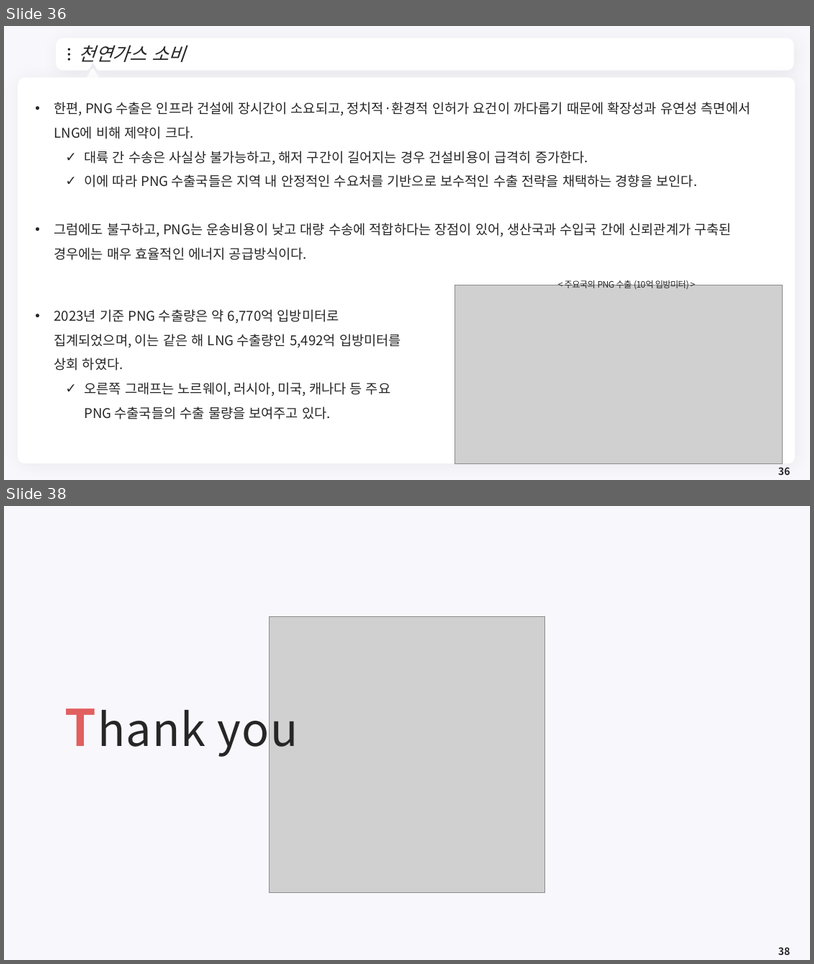
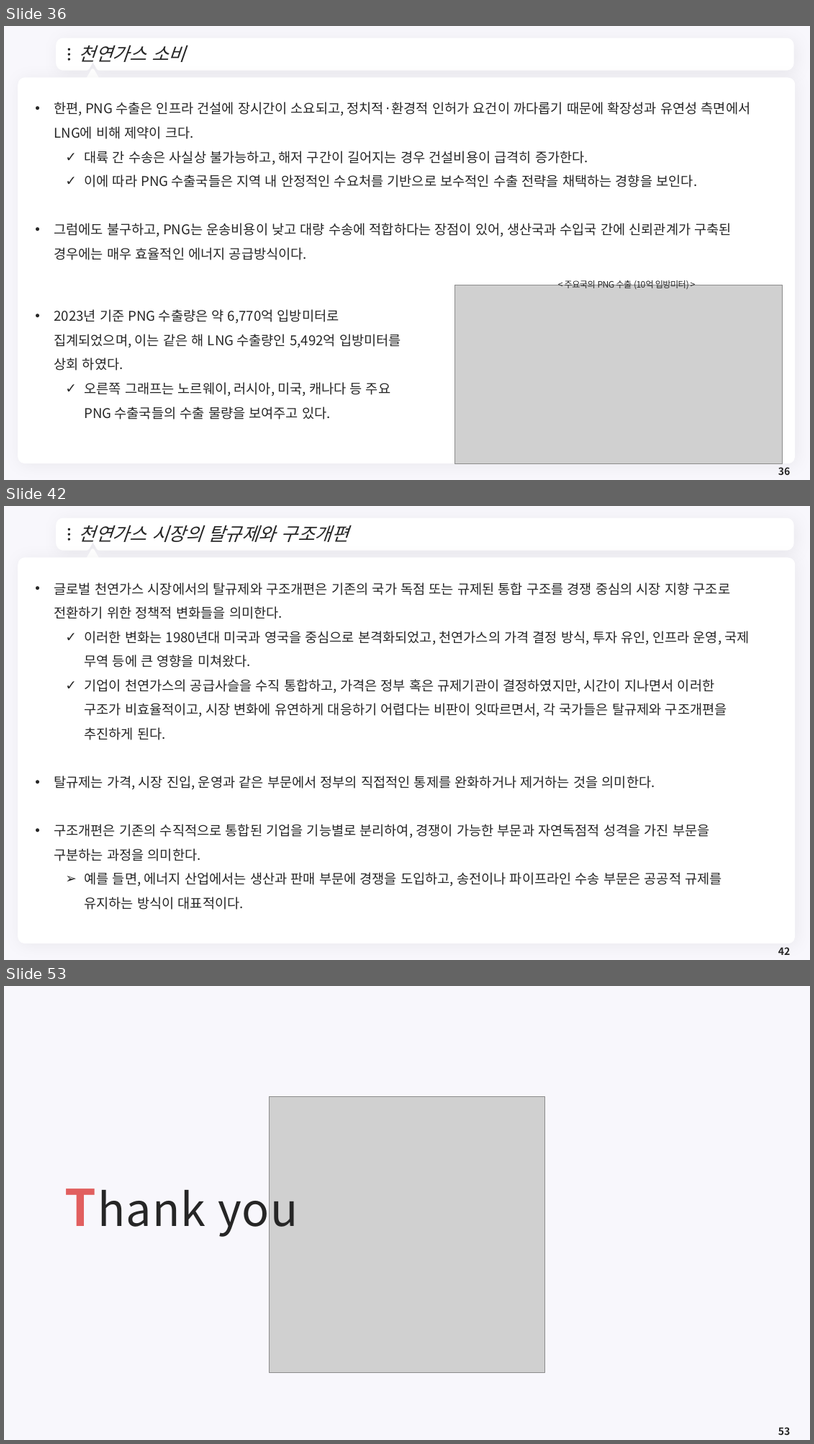
Before and after one commit to meandthey/Teaching, a slide deck: 에너지경제학/자원에너지경제학_Chapter_3 (가스).pptx. Shown one above the other, each under a label of ours: slides 36 and 38 before the commit, slides 36, 42 and 53 after it; the slides between them are not shown. The pictures are 814x964 and 814x1444 pixels, drawn with LibreOffice and Linux fonts; fonts in the diff are those of the drawing; grey boxes stand for pictures; background and template pictures are left out. Boxes give left, top, right and bottom in pixels: in the first picture for what was removed or moved away, otherwise in the second. Text is boxed around its words. In the diff, an @@ line names an element or a change of style, - is before the commit and + after.

```diff
--- a/에너지경제학/자원에너지경제학_Chapter_3 (가스).pptx
+++ b/에너지경제학/자원에너지경제학_Chapter_3 (가스).pptx
@@ slide 42 added at (4,506,810,960), background #F8F7FC; not listed: 7 template elements that a slide beside it also shows @@
@@ title added at (79,525,348,542), 22 pt, text #262626, italic @@
+천연가스 시장의 탈규제와 구조개편
@@ text added at (54,582,749,909), 16 pt, text #262626 @@
+• 글로벌 천연가스 시장에서의 탈규제와 구조개편은 기존의 국가 독점 또는 규제된 통합 구조를 경쟁 중심의 시장 지향 구조로 전환하기 위한 정책적 변화들을 의미한다.
+  ✓ 이러한 변화는 1980년대 미국과 영국을 중심으로 본격화되었고, 천연가스의 가격 결정 방식, 투자 유인, 인프라 운영, 국제 무역 등에 큰 영향을 미쳐왔다.
+  ✓ 기업이 천연가스의 공급사슬을 수직 통합하고, 가격은 정부 혹은 규제기관이 결정하였지만, 시간이 지나면서 이러한 구조가 비효율적이고, 시장 변화에 유연하게 대응하기 어렵다는 비판이 잇따르면서, 각 국가들은 탈규제와 구조개편을 추진하게 된다.
+• 탈규제는 가격, 시장 진입, 운영과 같은 부문에서 정부의 직접적인 통제를 완화하거나 제거하는 것을 의미한다.
+• 구조개편은 기존의 수직적으로 통합된 기업을 기능별로 분리하여, 경쟁이 가능한 부문과 자연독점적 성격을 가진 부문을 구분하는 과정을 의미한다.
+  ➢ 예를 들면, 에너지 산업에서는 생산과 판매 부문에 경쟁을 도입하고, 송전이나 파이프라인 수송 부문은 공공적 규제를 유지하는 방식이 대표적이다.
@@ page number added at (779,947,790,955), 12 pt, text #262626, bold @@
+42
@@ what was slide 38 is now slide 53 @@
@@ page number at (779,1427,790,1435): text changed @@
-38
+53
```
Also in this commit, not shown: 1 slide changed, 14 other slides added, 2 other files.
